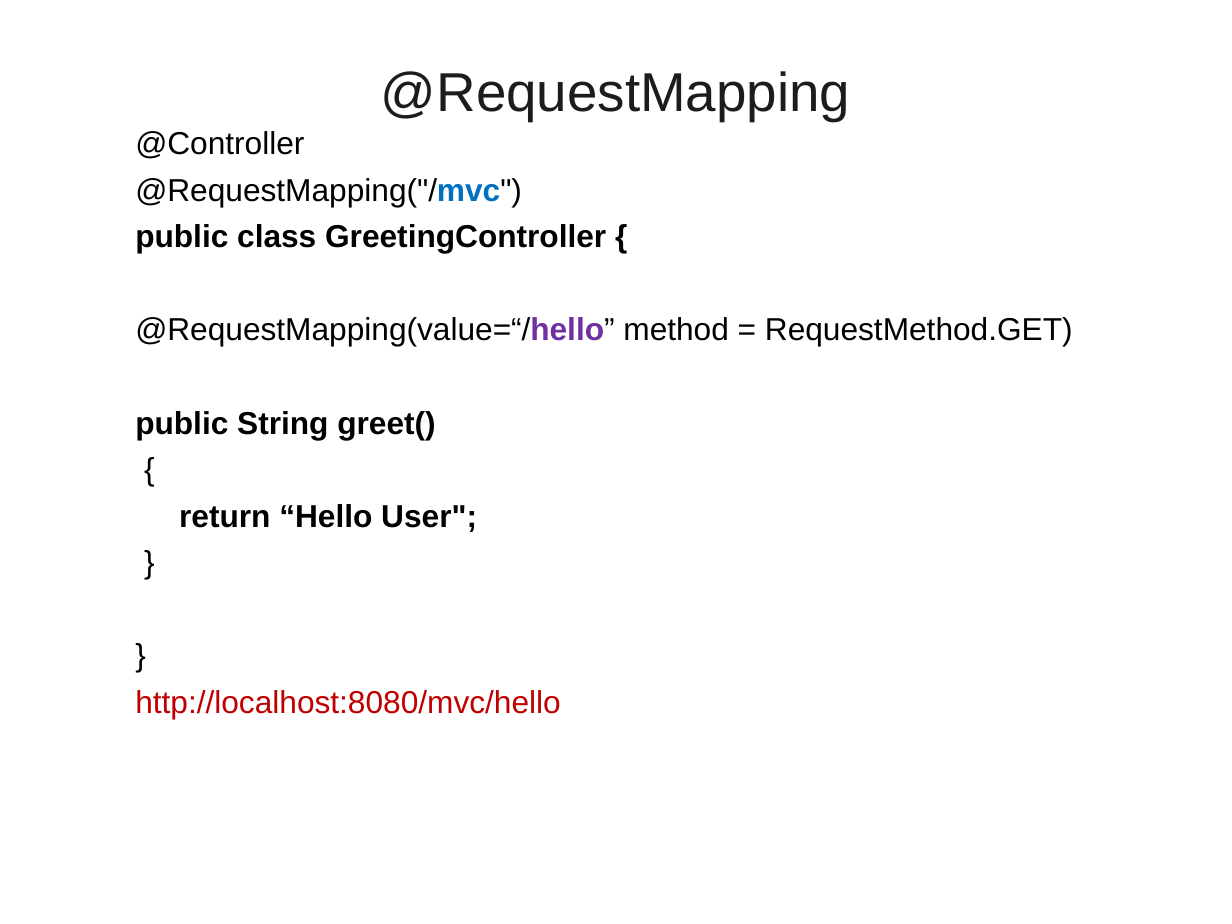
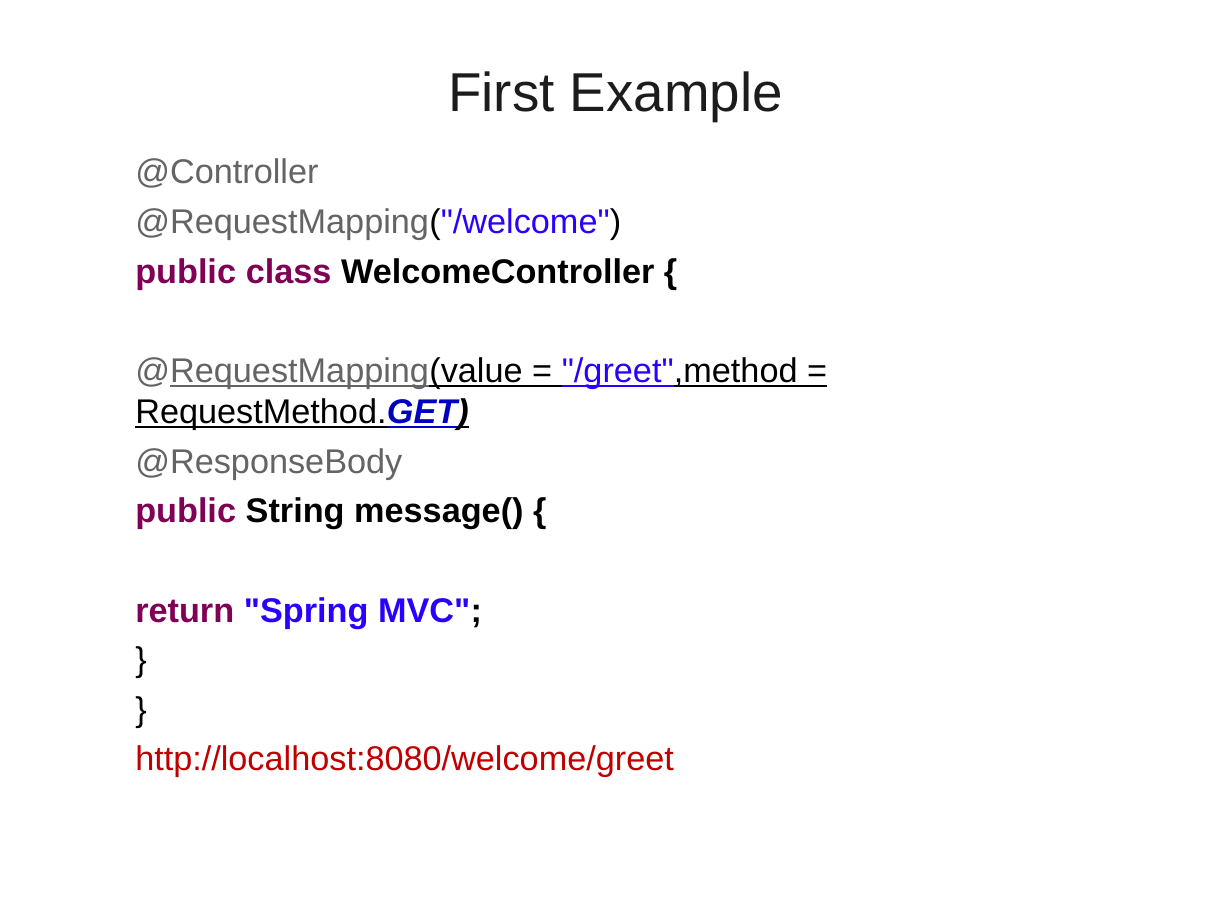
Before and after one commit to vatsanTraining/freshers_dec_2021, a slide deck: slide 8 of SpringBoot_MVC.ppt. Drawn at 1232x924 pixels with LibreOffice and Linux fonts; fonts in the diff are those of the drawing; background and template pictures are left out. Boxes give left, top, right and bottom in pixels: in the first picture for what was removed or moved away, otherwise in the second. Text is boxed around its words. In the diff, an @@ line names an element or a change of style, - is before the commit and + after.

```diff
--- a/SpringBoot_MVC.ppt
+++ b/SpringBoot_MVC.ppt
@@ title at (x1=448, y1=71, x2=783, y2=121): text changed @@
-@RequestMapping
+First Example
@@ text "@Controller" moved from (x1=135, y1=131, x2=1073, y2=719) to (x1=135, y1=158, x2=798, y2=777) @@
@@ text at (x1=135, y1=158, x2=318, y2=188): size 18.5 to 20 pt in "@Controller", "}", "}"; text colour #000000 to #646464 in "@Controller"; indent changed @@
@@ text at (x1=135, y1=208, x2=798, y2=628): text changed; size 18.5 to 20 pt; bold off @@
-  @RequestMapping("/mvc")
-  public class GreetingController {
-  @RequestMapping(value=“/hello” method = RequestMethod.GET)
-  public String greet()
-  {
-  return “Hello User";
+  @RequestMapping("/welcome")
+  public class WelcomeController {
+  @RequestMapping(value = "/greet",method = RequestMethod.GET)
+  @ResponseBody
+  public String message() {
+  return "Spring MVC";
@@ text at (x1=135, y1=745, x2=674, y2=777): text changed; size 18.5 to 20 pt @@
-  http://localhost:8080/mvc/hello
+  http://localhost:8080/welcome/greet
```
Also in this commit, not shown: 2 other slides changed, 10 slides added.
